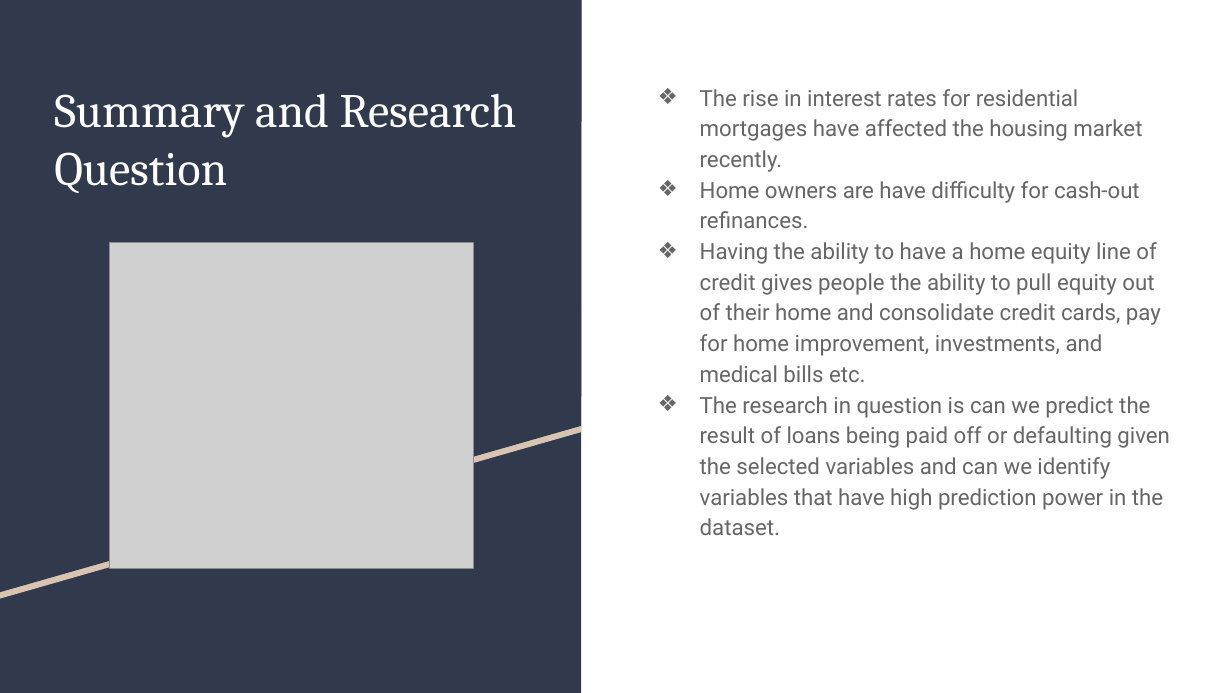
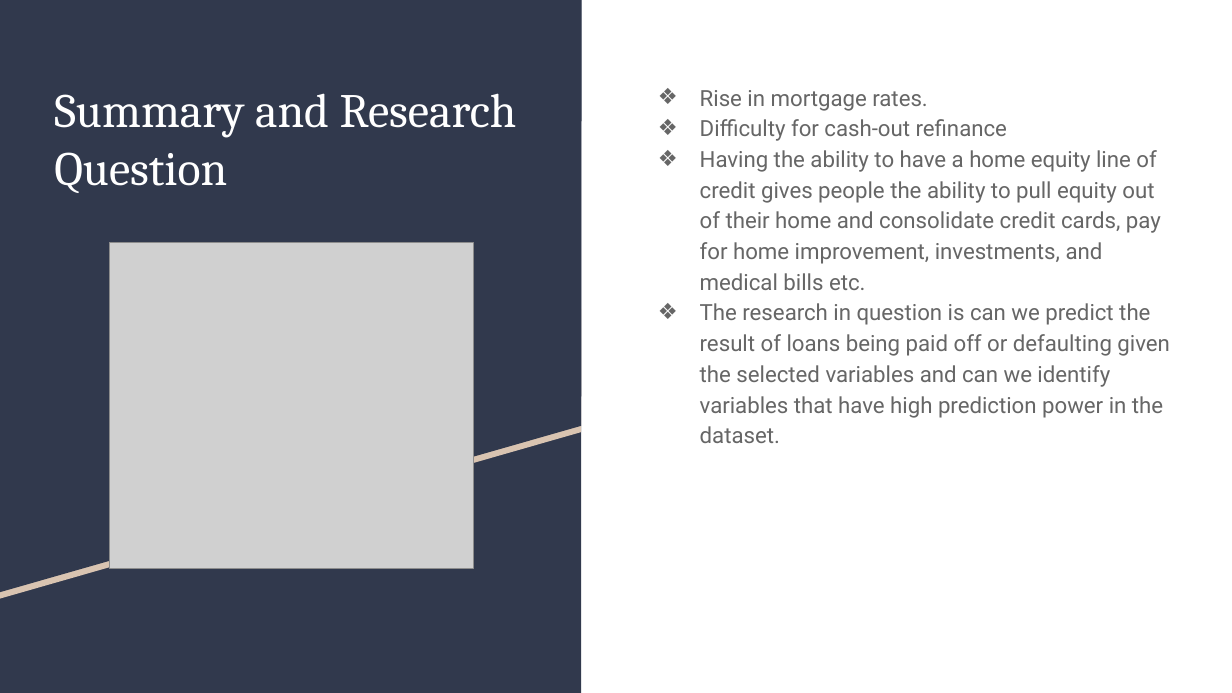
Before and after one commit to jake052799/ThinkfulProjectsAssessmentsandData, a slide deck: slide 2 of Capstone Folder/HMEQCapstone2/HomeEquityDefaultPrediction.pptx. Drawn at 1232x693 pixels with LibreOffice and Linux fonts; fonts in the diff are those of the drawing; grey boxes stand for pictures. Boxes give left, top, right and bottom in pixels: in the first picture for what was removed or moved away, otherwise in the second. Text is boxed around its words. In the diff, an @@ line names an element or a change of style, - is before the commit and + after.

```diff
--- a/Capstone Folder/HMEQCapstone2/HomeEquityDefaultPrediction.pptx
+++ b/Capstone Folder/HMEQCapstone2/HomeEquityDefaultPrediction.pptx
@@ text at (700,90,1007,141): text changed @@
-❖ The rise in interest rates for residential mortgages have affected the housing market recently.
-❖ Home owners are have difficulty for cash-out refinances.
+❖ Rise in mortgage rates.
+❖ Difficulty for cash-out refinance
```
Also in this commit, not shown: 4 other slides changed, 1 slide added.
